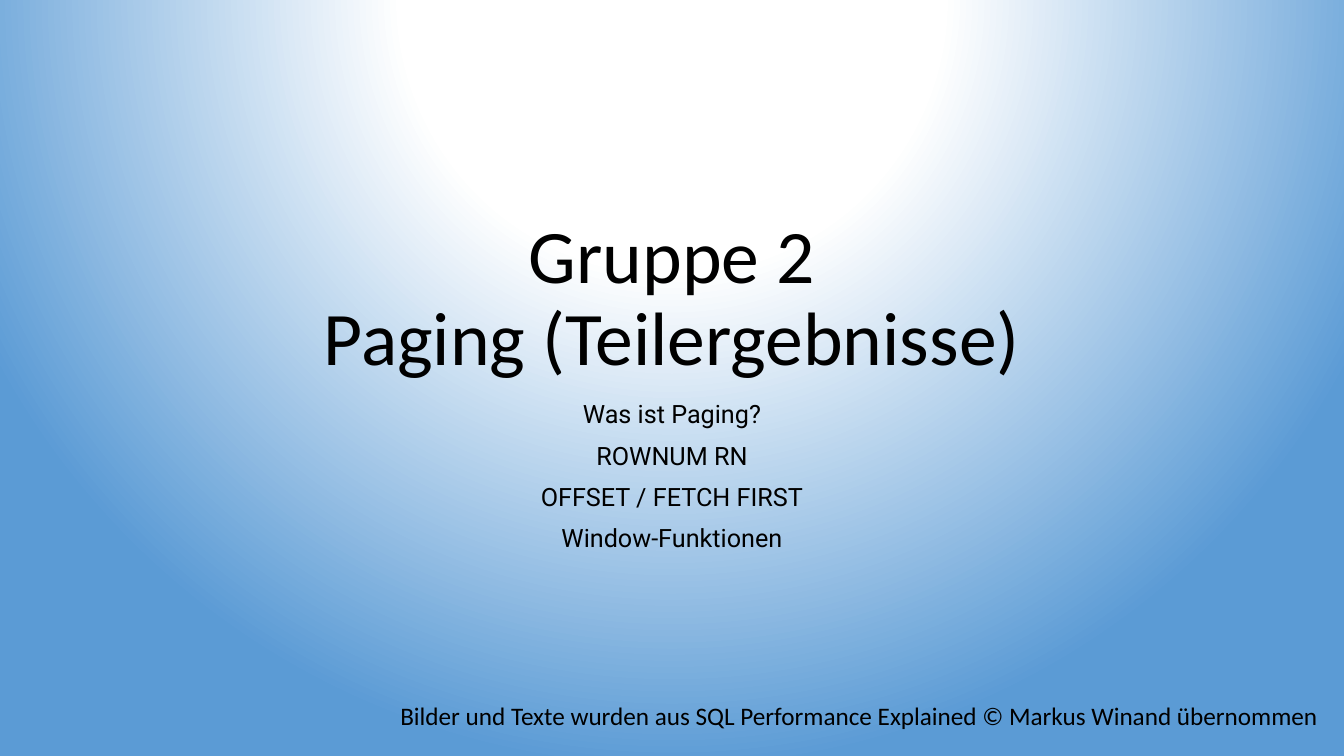
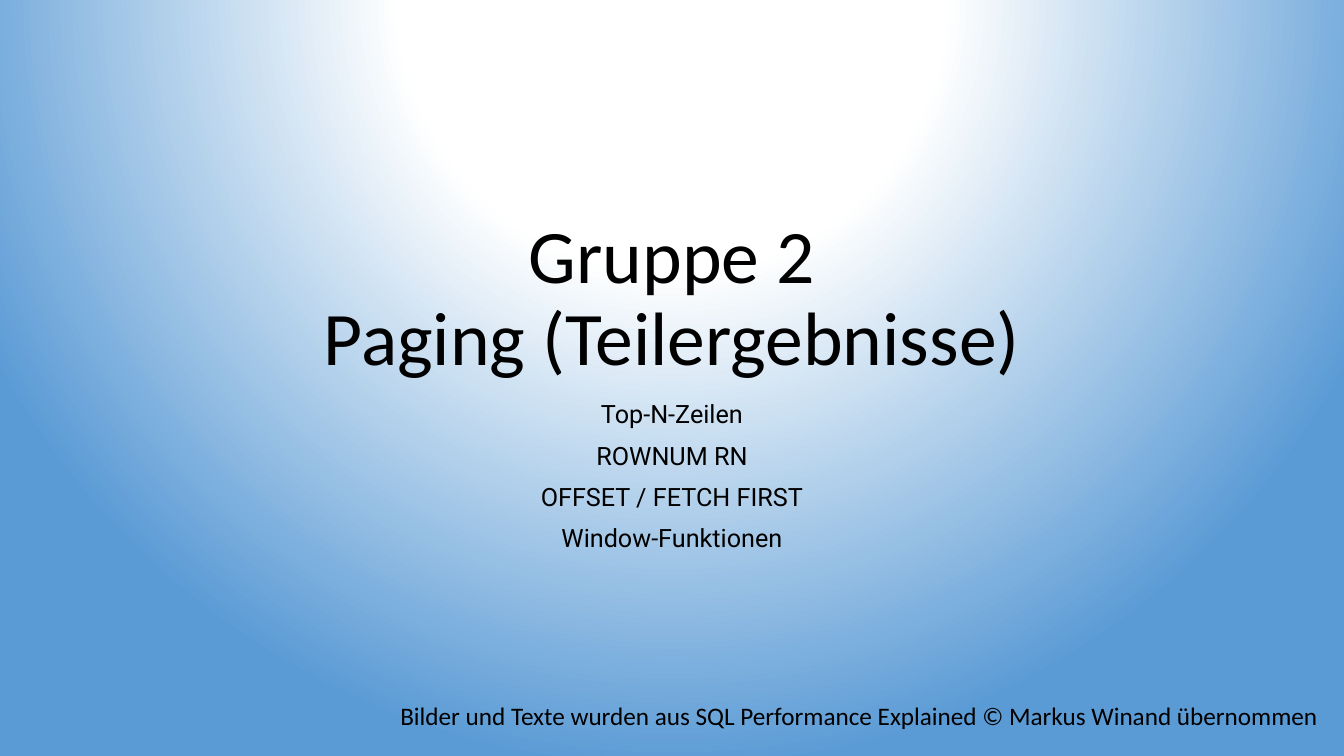
Before and after one commit to TobiaszMylak/DBI-Pr-sentation, a slide deck: slide 1 of DBI Präsentation Gruppe 2 - Teilthema Paging.pptx. Drawn at 1344x756 pixels with LibreOffice and Linux fonts; fonts in the diff are those of the drawing. Boxes give left, top, right and bottom in pixels: in the first picture for what was removed or moved away, otherwise in the second. Text is boxed around its words. In the diff, an @@ line names an element or a change of style, - is before the commit and + after.

Commit message:
Aktualisierung der Folien zum Teilthema Paging

```diff
--- a/DBI Präsentation Gruppe 2 - Teilthema Paging.pptx
+++ b/DBI Präsentation Gruppe 2 - Teilthema Paging.pptx
@@ subtitle at bbox=[601, 404, 743, 428]: text changed @@
-Was ist Paging?
+Top-N-Zeilen
```
Also in this commit, not shown: 3 other slides changed, 3 slides added, 1 slide removed.
